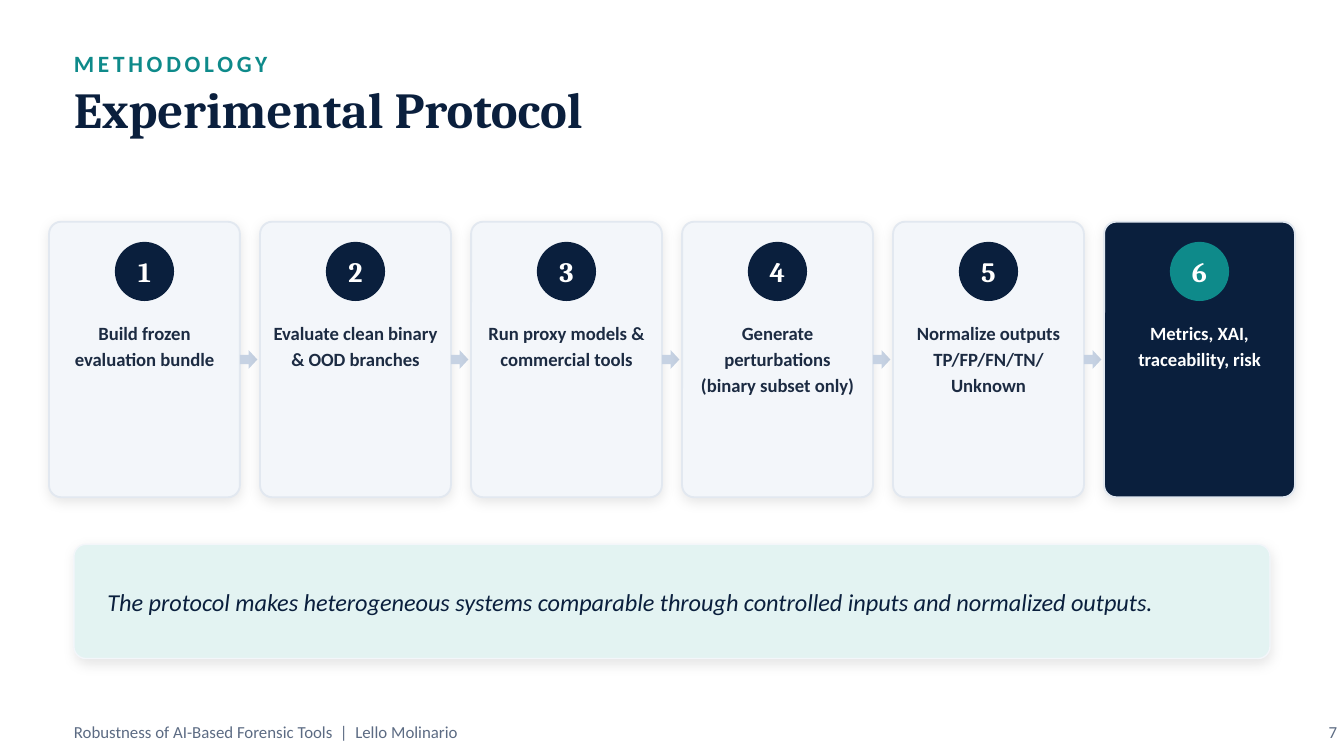
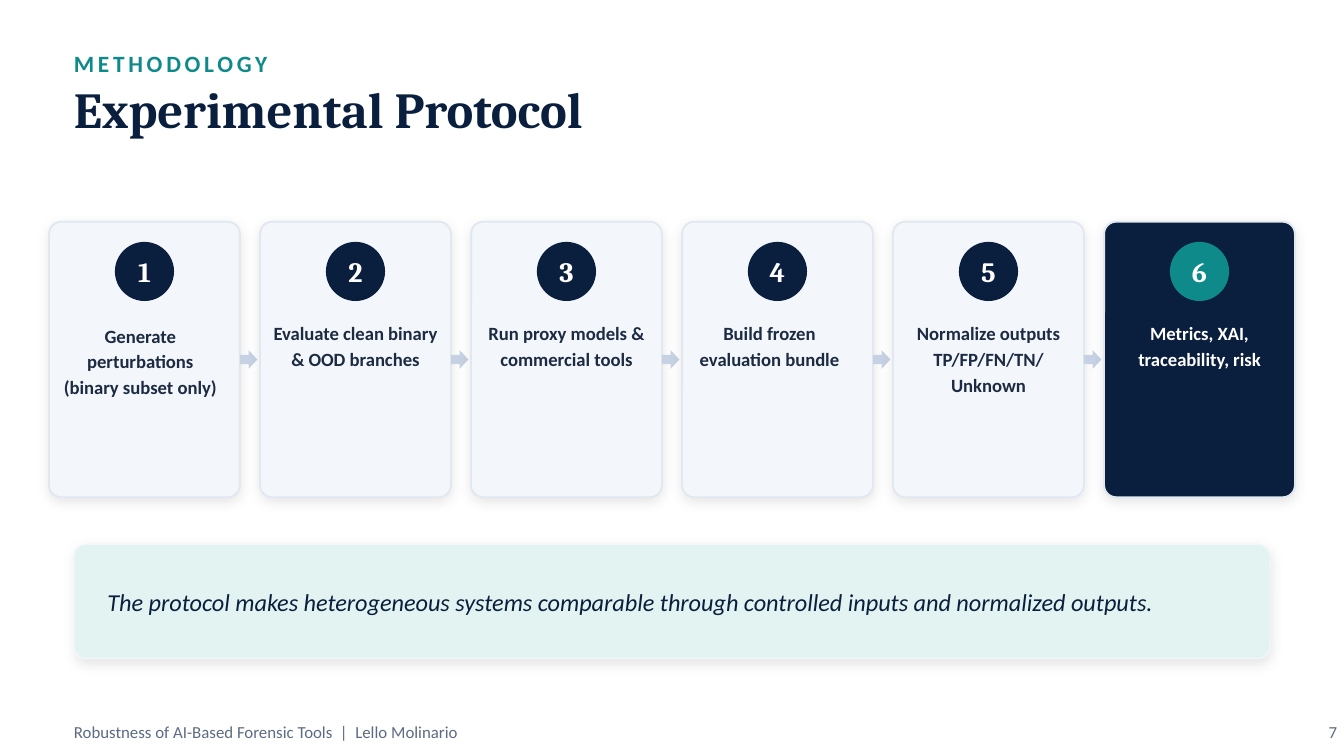
Before and after one commit to lmolinario/msc-thesis-ai-robustness-in-digital-forensics, a slide deck: slide 7 of docs/slides/Molinario_Thesis_Defense.pptx. Drawn at 1344x756 pixels with LibreOffice and Linux fonts; fonts in the diff are those of the drawing. Boxes give left, top, right and bottom in pixels: in the first picture for what was removed or moved away, otherwise in the second. Text is boxed around its words. In the diff, an @@ line names an element or a change of style, - is before the commit and + after.

```diff
--- a/docs/slides/Molinario_Thesis_Defense.pptx
+++ b/docs/slides/Molinario_Thesis_Defense.pptx
@@ text "Generate perturbations" moved from (x1=701, y1=327, x2=854, y2=395) to (x1=64, y1=330, x2=217, y2=397) @@
@@ text "Build frozen" moved from (x1=75, y1=327, x2=214, y2=366) to (x1=700, y1=327, x2=839, y2=366) @@
```
Also in this commit, not shown: 4 other slides changed.
